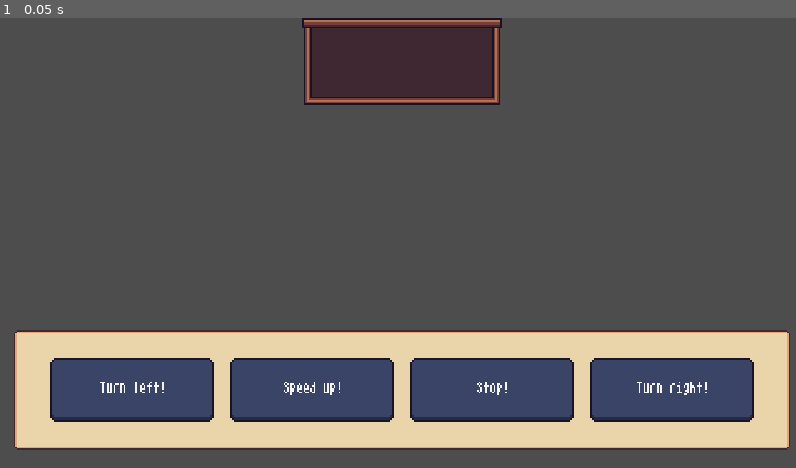
Above: before the commit, frame 1.
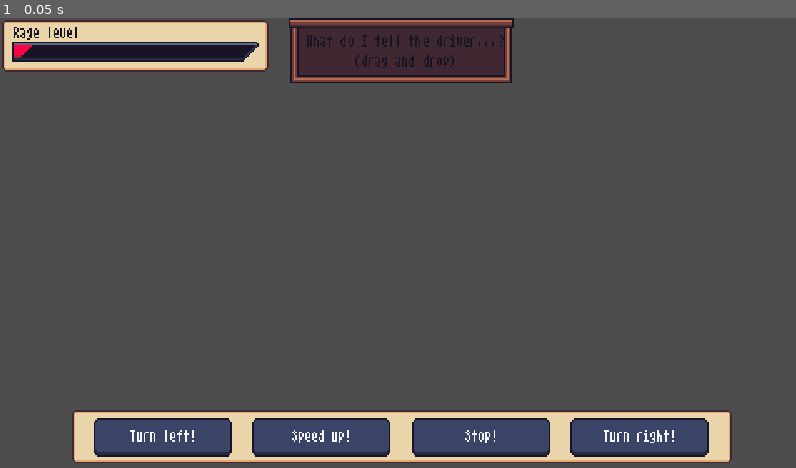
Above: after the commit, the same moment.

Repository: rishitkhare/GMTK-2023
Game: Godot game, scene res://Scenes/node_2d.tscn
The game is run twice, just before and just after one commit, with the same random seed, the same clock (stepped at 60 frames per second) and the same inputs. The engine's default icon, where the game draws it, is replaced by a stand-in: a white triangle on a blue panel in a dark square.
Inputs:
- Up to frame 1 (0.05 s): no input

The runs differ from the first frame. In frame 1, 34% of the frame differs, in the area x 0-100%, y 0-99%.

Commit message:
rage connected to UI

Diff:
--- a/Scenes/AlexTesting.tscn
+++ b/Scenes/AlexTesting.tscn
@@ -1,8 +1,7 @@
-[gd_scene load_steps=6 format=3 uid="uid://bnjitjtqvpa12"]
+[gd_scene load_steps=5 format=3 uid="uid://bnjitjtqvpa12"]
 
 [ext_resource type="PackedScene" uid="uid://ctlefud45om14" path="res://Scenes/car.tscn" id="1_rrg0i"]
-[ext_resource type="PackedScene" uid="uid://bmwccrwq2oq5g" path="res://Scenes/UI/UI_buttons.tscn" id="3_8n5sw"]
-[ext_resource type="PackedScene" uid="uid://c1ugfmr63gghh" path="res://Scenes/common_tilemaps/intersection_tilemap.tscn" id="3_456s7"]
+[ext_resource type="PackedScene" uid="uid://bl626g7ea8wkn" path="res://Scenes/common_tilemaps/intersection_tilemap.tscn" id="3_456s7"]
 
 [sub_resource type="GDScript" id="GDScript_r2mvg"]
 script/source = "extends Camera2D
@@ -35,19 +34,10 @@
 position = Vector2(-460, 26)
 scale = Vector2(0.2, 0.2)
 motion_mode = 1
-waitTimeVar = 0.15
-speedUpAmt = 0.3
-speedDnAmt = 100.0
-startDir = Vector2(0, -1)
-turnDistance = 1.05
 
 [node name="Camera2D" type="Camera2D" parent="."]
 position = Vector2(-475, -114)
 script = SubResource("GDScript_r2mvg")
-
-[node name="CanvasLayer" type="CanvasLayer" parent="."]
-
-[node name="DriverControls" parent="CanvasLayer" instance=ExtResource("3_8n5sw")]
 
 [node name="Node2D" parent="." instance=ExtResource("3_456s7")]
 position = Vector2(-487, -228)
--- a/Scenes/UI/RageMeter.tscn
+++ b/Scenes/UI/RageMeter.tscn
@@ -1,7 +1,12 @@
-[gd_scene load_steps=3 format=3 uid="uid://bm5fq4p2i6skg"]
+[gd_scene load_steps=5 format=3 uid="uid://bm5fq4p2i6skg"]
 
 [ext_resource type="Theme" uid="uid://1c3l57x5tw85" path="res://UI-Resources/pixel-ui-theme.tres" id="1_2ocj6"]
-[ext_resource type="Script" path="res://Scenes/UI/ragemeter.gd" id="2_43tts"]
+[ext_resource type="Script" path="res://scripts/UI/ragemeter.gd" id="2_43tts"]
+[ext_resource type="FontFile" uid="uid://cr0gjts74qlqj" path="res://UI-Resources/font/AtariSmall.ttf" id="3_hljtw"]
+
+[sub_resource type="FontVariation" id="FontVariation_qw1ye"]
+base_font = ExtResource("3_hljtw")
+variation_embolden = 0.39
 
 [node name="RageMeter" type="Control"]
 layout_mode = 3
@@ -13,11 +18,29 @@
 theme = ExtResource("1_2ocj6")
 script = ExtResource("2_43tts")
 
-[node name="ProgressBar" type="ProgressBar" parent="."]
+[node name="Panel" type="Panel" parent="."]
 layout_mode = 0
-offset_top = -1.0
-offset_right = 379.0
-offset_bottom = 15.0
+offset_right = 162.0
+offset_bottom = 33.0
+
+[node name="ProgressBar" type="ProgressBar" parent="Panel"]
+layout_mode = 0
+offset_left = 6.0
+offset_top = 12.0
+offset_right = 156.0
+offset_bottom = 28.0
 max_value = 1.0
 step = 0.001
+value = 0.003
 show_percentage = false
+
+[node name="Label" type="Label" parent="Panel"]
+layout_mode = 0
+offset_left = 7.0
+offset_top = 4.0
+offset_right = 87.0
+offset_bottom = 24.0
+theme_override_colors/font_color = Color(0.0941176, 0.0784314, 0.141176, 1)
+theme_override_fonts/font = SubResource("FontVariation_qw1ye")
+theme_override_font_sizes/font_size = 8
+text = "Rage level"
--- a/Scenes/UI/UI_buttons.tscn
+++ b/Scenes/UI/UI_buttons.tscn
@@ -1,8 +1,13 @@
-[gd_scene load_steps=4 format=3 uid="uid://bmwccrwq2oq5g"]
+[gd_scene load_steps=6 format=3 uid="uid://bmwccrwq2oq5g"]
 
 [ext_resource type="Theme" uid="uid://1c3l57x5tw85" path="res://UI-Resources/pixel-ui-theme.tres" id="1_gmxt7"]
 [ext_resource type="PackedScene" uid="uid://cgoav5v41i3j3" path="res://Scenes/UI/button.tscn" id="2_gsxab"]
 [ext_resource type="StyleBox" uid="uid://hh20hea1wtu6" path="res://UI-Resources/9rects/slot-9rect.tres" id="4_krxn7"]
+[ext_resource type="FontFile" uid="uid://cr0gjts74qlqj" path="res://UI-Resources/font/AtariSmall.ttf" id="4_wruu8"]
+
+[sub_resource type="FontVariation" id="FontVariation_j4mv5"]
+base_font = ExtResource("4_wruu8")
+variation_embolden = 0.72
 
 [node name="DriverControls" type="Control"]
 layout_mode = 3
@@ -21,20 +26,20 @@
 anchor_top = 1.0
 anchor_right = 1.0
 anchor_bottom = 1.0
-offset_left = 6.0
-offset_top = -84.0
-offset_right = -6.0
-offset_bottom = -10.0
+offset_left = 41.45
+offset_top = -36.0
+offset_right = -40.55
+offset_bottom = -2.0
 
 [node name="HBoxContainer" type="HBoxContainer" parent="Panel"]
 layout_mode = 1
 anchors_preset = -1
 anchor_right = 1.0
 anchor_bottom = 1.0
-offset_left = 20.0
-offset_top = 20.0
-offset_right = -20.0
-offset_bottom = -20.0
+offset_left = 10.0
+offset_top = 10.0
+offset_right = -10.0
+offset_bottom = -10.0
 grow_horizontal = 2
 grow_vertical = 2
 
@@ -75,13 +80,38 @@
 anchors_preset = 5
 anchor_left = 0.5
 anchor_right = 0.5
-offset_bottom = 52.0
+offset_left = -68.0
+offset_right = 67.0
+offset_bottom = 39.0
 grow_horizontal = 2
 theme_override_styles/panel = ExtResource("4_krxn7")
 
 [node name="Anchor" type="Control" parent="Slot"]
-anchors_preset = 0
-offset_left = 58.45
-offset_top = 27.0
-offset_right = 208.45
-offset_bottom = 177.0
+layout_mode = 1
+anchors_preset = 15
+anchor_right = 1.0
+anchor_bottom = 1.0
+offset_left = 66.45
+offset_top = 19.0
+offset_right = 81.45
+offset_bottom = 117.0
+grow_horizontal = 2
+grow_vertical = 2
+
+[node name="Label" type="Label" parent="Slot"]
+layout_mode = 1
+anchors_preset = 15
+anchor_right = 1.0
+anchor_bottom = 1.0
+offset_left = 11.45
+offset_top = 9.0
+offset_right = -7.55
+offset_bottom = -6.0
+grow_horizontal = 2
+grow_vertical = 2
+theme_override_colors/font_color = Color(0.0941176, 0.0784314, 0.141176, 1)
+theme_override_fonts/font = SubResource("FontVariation_j4mv5")
+theme_override_font_sizes/font_size = 8
+text = "What do I tell the driver...?
+(drag and drop)"
+horizontal_alignment = 1
--- /dev/null
+++ b/Scenes/UI/UI_layer.tscn
@@ -0,0 +1,15 @@
+[gd_scene load_steps=3 format=3 uid="uid://di8fdqfuj83fj"]
+
+[ext_resource type="PackedScene" uid="uid://bmwccrwq2oq5g" path="res://Scenes/UI/UI_buttons.tscn" id="1_el0ga"]
+[ext_resource type="PackedScene" uid="uid://bm5fq4p2i6skg" path="res://Scenes/UI/RageMeter.tscn" id="2_ks64c"]
+
+[node name="CanvasLayer" type="CanvasLayer"]
+
+[node name="DriverControls" parent="." instance=ExtResource("1_el0ga")]
+
+[node name="RageMeter" parent="." instance=ExtResource("2_ks64c")]
+anchors_preset = 0
+anchor_right = 0.0
+anchor_bottom = 0.0
+grow_horizontal = 1
+grow_vertical = 1
--- a/Scenes/UI/button.tscn
+++ b/Scenes/UI/button.tscn
@@ -3,8 +3,9 @@
 [ext_resource type="Script" path="res://scripts/UI/button.gd" id="1_gscas"]
 
 [node name="Button" type="Button"]
-custom_minimum_size = Vector2(100, 40)
+custom_minimum_size = Vector2(85, 25)
 size_flags_horizontal = 3
+size_flags_vertical = 3
 focus_mode = 0
 text = "Turn left!"
 script = ExtResource("1_gscas")
--- a/Scenes/UI/draggable_button.tscn
+++ b/Scenes/UI/draggable_button.tscn
@@ -5,19 +5,19 @@
 [node name="DraggableButton" type="Control"]
 layout_mode = 3
 anchors_preset = 0
-offset_left = 130.45
+offset_left = 130.0
 offset_top = 73.0
-offset_right = 130.45
+offset_right = 130.0
 offset_bottom = 73.0
 script = ExtResource("1_ohvyy")
 
 [node name="Button" type="Button" parent="."]
-custom_minimum_size = Vector2(100, 40)
+custom_minimum_size = Vector2(85, 25)
 layout_mode = 0
-offset_left = -48.0
-offset_top = -21.0
-offset_right = 52.0
-offset_bottom = 19.0
+offset_left = -41.0
+offset_top = -17.0
+offset_right = 44.0
+offset_bottom = 14.0
 size_flags_horizontal = 3
 focus_mode = 0
-text = "Turn left!"
+text = "text"
--- a/Scenes/UI/ragemeter.gd
+++ /dev/null
@@ -1,20 +0,0 @@
-extends Control
-
-@onready var value = 0
-@onready var smoothed = 0
-
-func _process(delta):
-	smoothed += 0.2 * (value - smoothed)
-	$ProgressBar.value = smoothed
-
-func set_rage_value(val : float):
-	value = val
-
-func _input(event):
-	if event is InputEventKey:
-		if event.keycode == KEY_T:
-			set_rage_value(0)
-		elif event.keycode == KEY_Y:
-			set_rage_value(0.5)
-		elif event.keycode == KEY_U:
-			set_rage_value(1)
--- a/Scenes/car.tscn
+++ b/Scenes/car.tscn
@@ -1,159 +1,16 @@
 [gd_scene load_steps=4 format=3 uid="uid://ctlefud45om14"]
 
+[ext_resource type="Script" path="res://scripts/CarAI.gd" id="1_qp5hl"]
 [ext_resource type="Texture2D" uid="uid://d2htuvqdsc872" path="res://icon.svg" id="2_wnks0"]
-
-[sub_resource type="GDScript" id="GDScript_8jtnf"]
-script/source = "extends CharacterBody2D
-enum mSTATE {IDLE, WAITING, EXECUTING}
-enum tSTATE {PRE, LEG1, LEG2, NONE}
-
-@export var waitTimeMid : float = 1.0
-@export var waitTimeVar : float = 0.2
-@export var speedUpAmt : float = 0.0
-@export var speedDnAmt : float = 0.0
-@export var startDir : Vector2 = Vector2(0, 0)
-@export var incorTurnPenalty : float = 10
-@export var turnDistance : float = 100
-@onready var rng = RandomNumberGenerator.new()
-@onready var timer : float = 0.0
-@onready var curInst : GameManager.INSTRUCTION
-@onready var curDir : Vector2 = startDir
-@onready var mvelocity : Vector2 = Vector2(0,0)
-@onready var state : mSTATE = mSTATE.IDLE
-@onready var rc_f : RayCast2D = $Raycasts/Farther
-@onready var rc_c : RayCast2D = $Raycasts/Closer
-@onready var a1 : RayCast2D = $Raycasts/Anger1
-@onready var a2 : RayCast2D = $Raycasts/Anger2
-@onready var a3 : RayCast2D = $Raycasts/Anger3
-@onready var temp : float = 0
-@onready var tstate : tSTATE = tSTATE.NONE
-@onready var speedUpAm  : float = speedUpAmt
-@onready var speedDnAm : float = speedDnAmt
-
-# Called when the node enters the scene tree for the first time.
-func _ready():
-	GameManager.register_car(self)
-
-# Called every frame. 'delta' is the elapsed time since the previous frame.
-func _physics_process(delta):
-	if(state == mSTATE.WAITING):
-		if(timer <= 0.0):
-			_execute_current()
-		else:
-			timer -= delta
-	elif(state == mSTATE.IDLE):
-		_process_instruct(GameManager.grab_next_instruct())
-	elif(state == mSTATE.EXECUTING):
-		if(tstate == tSTATE.PRE):
-			temp = turnDistance / mvelocity.length()
-			if(getCollisionState() == 0):
-				tstate = tSTATE.LEG1
-				if(curInst == GameManager.INSTRUCTION.TURN_L):
-					temp = temp * 1.7
-		if(tstate == tSTATE.LEG1):
-			temp -= delta
-			if(temp <= 0):
-				tstate = tSTATE.LEG2
-				if(curInst == GameManager.INSTRUCTION.TURN_L):
-					curDir = Vector2(curDir.y, curDir.x)
-					mvelocity = Vector2(mvelocity.y, mvelocity.x)
-					self.rotation_degrees -= 90
-				elif(curInst == GameManager.INSTRUCTION.TURN_R):
-					curDir = -1 * Vector2(curDir.y, curDir.x)
-					mvelocity = -1 * Vector2(mvelocity.y, mvelocity.x)
-					self.rotation_degrees += 90
-				temp = 0
-		if(tstate == tSTATE.LEG2):
-			if(getCollisionState() == 5):
-				tstate = tSTATE.NONE
-				state = mSTATE.IDLE
-	self.position.x += mvelocity.x
-	self.position.y += mvelocity.y
-	#update range stuff
-	waitTimeMid = 1 + GameManager.rage*2
-	waitTimeVar = GameManager.rage*2
-	speedUpAm = speedUpAmt + speedUpAmt*GameManager.rage
-	speedDnAm = speedDnAmt - speedDnAmt*GameManager.rage
-
-
-func _process_instruct(instruct : GameManager.INSTRUCTION):
-	curInst = instruct
-	timer = rng.randf_range(waitTimeMid - waitTimeVar, waitTimeMid + waitTimeVar)
-	if(instruct == GameManager.INSTRUCTION.IDLE):
-		timer = 0.0
-		state = mSTATE.IDLE
-	else:
-		state = mSTATE.WAITING
-
-func _execute_current() -> bool:
-	if(curInst == GameManager.INSTRUCTION.IDLE):
-		return false
-	elif(curInst == GameManager.INSTRUCTION.S_UP):
-		mvelocity += curDir * speedUpAm
-		state = mSTATE.IDLE
-	elif(curInst == GameManager.INSTRUCTION.S_DN):
-		mvelocity -= curDir * speedDnAm
-		if(mvelocity.angle_to(curDir) != 0):
-			mvelocity = Vector2(0,0)
-		state = mSTATE.IDLE
-	elif(curInst == GameManager.INSTRUCTION.TURN_R):
-		if(state == mSTATE.WAITING):
-			var goodness = getCollisionState()
-			GameManager.add_rage(add_turn_rage(goodness))
-			if(goodness == 5 || goodness == 0):
-				GameManager.time_penalty(incorTurnPenalty)
-				state = mSTATE.IDLE
-			else:
-				state = mSTATE.EXECUTING
-				tstate = tSTATE.PRE
-	elif(curInst == GameManager.INSTRUCTION.TURN_L):
-		if(state == mSTATE.WAITING):
-			var goodness = getCollisionState()
-			GameManager.add_rage(add_turn_rage(goodness))
-			if(goodness == 5 || goodness == 0):
-				GameManager.time_penalty(incorTurnPenalty)
-				state = mSTATE.IDLE
-			else:
-				state = mSTATE.EXECUTING
-				tstate = tSTATE.PRE
-	return true
-func getCollisionState() -> int:
-	if(rc_c.is_colliding()):
-		return 0 # you've gone too far
-	elif(a3.is_colliding()):
-		return 1
-	elif(a2.is_colliding()):
-		return 2
-	elif(a1.is_colliding()):
-		return 3
-	elif(rc_f.is_colliding()):
-		return 4
-	else:
-		return 5 # not close enough
-func add_turn_rage(good : float) -> float:
-	match(good):
-		0:
-			return 0.2
-		1:
-			return 0.1
-		2:
-			return 0.0
-		3:
-			return 0.0
-		4:
-			return 0.1
-		5:
-			return 0.2
-	return 0
-
-"
 
 [sub_resource type="RectangleShape2D" id="RectangleShape2D_jsncy"]
 
 [node name="Car" type="CharacterBody2D"]
-script = SubResource("GDScript_8jtnf")
-speedUpAmt = 1.0
-startDir = Vector2(0, 1)
+script = ExtResource("1_qp5hl")
+speedUpAmt = 0.3
+speedDnAmt = 0.3
+startDir = Vector2(0, -1)
+turnDistance = 1.05
 
 [node name="CollisionShape2D" type="CollisionShape2D" parent="."]
 position = Vector2(-30, 30)
--- a/Scenes/node_2d.tscn
+++ b/Scenes/node_2d.tscn
@@ -1,9 +1,8 @@
-[gd_scene load_steps=7 format=3 uid="uid://0e5id6mu7pi4"]
+[gd_scene load_steps=6 format=3 uid="uid://0e5id6mu7pi4"]
 
 [ext_resource type="Texture2D" uid="uid://d2htuvqdsc872" path="res://icon.svg" id="2_mmqa1"]
 [ext_resource type="Script" path="res://scripts/camera_movement.gd" id="2_wd542"]
 [ext_resource type="PackedScene" uid="uid://bdrd5tjf7acox" path="res://Scenes/character_player.tscn" id="3_fqveo"]
-[ext_resource type="PackedScene" uid="uid://bmwccrwq2oq5g" path="res://Scenes/UI/UI_buttons.tscn" id="6_60xil"]
 
 [sub_resource type="TileSetAtlasSource" id="TileSetAtlasSource_str0n"]
 texture = ExtResource("2_mmqa1")
@@ -282,7 +281,3 @@
 [node name="CharacterBody2D" parent="." instance=ExtResource("3_fqveo")]
 position = Vector2(-162, -380)
 movement_setting = 1
-
-[node name="CanvasLayer" type="CanvasLayer" parent="."]
-
-[node name="DriverControls" parent="CanvasLayer" instance=ExtResource("6_60xil")]
--- a/project.godot
+++ b/project.godot
@@ -18,6 +18,7 @@
 [autoload]
 
 GameManager="*res://scripts/game_manager.gd"
+UI="*res://Scenes/UI/UI_layer.tscn"
 
 [display]
 
--- a/scripts/CarAI.gd
+++ b/scripts/CarAI.gd
@@ -1,5 +1,6 @@
 extends CharacterBody2D
 enum mSTATE {IDLE, WAITING, EXECUTING}
+enum tSTATE {PRE, LEG1, LEG2, NONE}
 
 @export var waitTimeMid : float = 1.0
 @export var waitTimeVar : float = 0.2
@@ -16,7 +17,13 @@
 @onready var state : mSTATE = mSTATE.IDLE
 @onready var rc_f : RayCast2D = $Raycasts/Farther
 @onready var rc_c : RayCast2D = $Raycasts/Closer
-@onready var anger : float = 0
+@onready var a1 : RayCast2D = $Raycasts/Anger1
+@onready var a2 : RayCast2D = $Raycasts/Anger2
+@onready var a3 : RayCast2D = $Raycasts/Anger3
+@onready var temp : float = 0
+@onready var tstate : tSTATE = tSTATE.NONE
+@onready var speedUpAm  : float = speedUpAmt
+@onready var speedDnAm : float = speedDnAmt
 
 # Called when the node enters the scene tree for the first time.
 func _ready():
@@ -32,9 +39,36 @@
 	elif(state == mSTATE.IDLE):
 		_process_instruct(GameManager.grab_next_instruct())
 	elif(state == mSTATE.EXECUTING):
-		pass
+		if(tstate == tSTATE.PRE):
+			temp = turnDistance / mvelocity.length()
+			if(getCollisionState() == 0):
+				tstate = tSTATE.LEG1
+				if(curInst == GameManager.INSTRUCTION.TURN_L):
+					temp = temp * 1.7
+		if(tstate == tSTATE.LEG1):
+			temp -= delta
+			if(temp <= 0):
+				tstate = tSTATE.LEG2
+				if(curInst == GameManager.INSTRUCTION.TURN_L):
+					curDir = Vector2(curDir.y, curDir.x)
+					mvelocity = Vector2(mvelocity.y, mvelocity.x)
+					self.rotation_degrees -= 90
+				elif(curInst == GameManager.INSTRUCTION.TURN_R):
+					curDir = -1 * Vector2(curDir.y, curDir.x)
+					mvelocity = -1 * Vector2(mvelocity.y, mvelocity.x)
+					self.rotation_degrees += 90
+				temp = 0
+		if(tstate == tSTATE.LEG2):
+			if(getCollisionState() == 5):
+				tstate = tSTATE.NONE
+				state = mSTATE.IDLE
 	self.position.x += mvelocity.x
 	self.position.y += mvelocity.y
+	#update range stuff
+	waitTimeMid = 1 + GameManager.rage*2
+	waitTimeVar = GameManager.rage*2
+	speedUpAm = speedUpAmt + speedUpAmt*GameManager.rage
+	speedDnAm = speedDnAmt - speedDnAmt*GameManager.rage
 
 func _process_instruct(instruct : GameManager.INSTRUCTION):
 	curInst = instruct
@@ -49,34 +83,63 @@
 	if(curInst == GameManager.INSTRUCTION.IDLE):
 		return false
 	elif(curInst == GameManager.INSTRUCTION.S_UP):
-		mvelocity += curDir * speedUpAmt
+		mvelocity += curDir * speedUpAm
 		state = mSTATE.IDLE
 	elif(curInst == GameManager.INSTRUCTION.S_DN):
-		mvelocity -= curDir * speedDnAmt
+		mvelocity -= curDir * speedDnAm
 		if(mvelocity.angle_to(curDir) != 0):
 			mvelocity = Vector2(0,0)
 		state = mSTATE.IDLE
 	elif(curInst == GameManager.INSTRUCTION.TURN_R):
 		if(state == mSTATE.WAITING):
 			var goodness = getCollisionState()
-			if(goodness == 2 || goodness == 0):
+			GameManager.add_rage(add_turn_rage(goodness))
+			if(goodness == 5 || goodness == 0):
 				GameManager.time_penalty(incorTurnPenalty)
 				state = mSTATE.IDLE
 			else:
 				state = mSTATE.EXECUTING
+				tstate = tSTATE.PRE
 	elif(curInst == GameManager.INSTRUCTION.TURN_L):
 		if(state == mSTATE.WAITING):
 			var goodness = getCollisionState()
-			if(goodness == 2 || goodness == 0):
+			GameManager.add_rage(add_turn_rage(goodness))
+			if(goodness == 5 || goodness == 0):
 				GameManager.time_penalty(incorTurnPenalty)
 				state = mSTATE.IDLE
 			else:
 				state = mSTATE.EXECUTING
+				tstate = tSTATE.PRE
 	return true
 func getCollisionState() -> int:
-	if(rc_c.is_colliding() && rc_f.is_colliding()):
-		return 2 # you've gone too far
+	if(rc_c.is_colliding()):
+		return 0 # you've gone too far
+	elif(a3.is_colliding()):
+		return 1
+	elif(a2.is_colliding()):
+		return 2
+	elif(a1.is_colliding()):
+		return 3
 	elif(rc_f.is_colliding()):
-		return 1 # you're in the sweet spot
+		return 4
 	else:
-		return 0 # not close enough
+		return 5 # not close enough
+func add_turn_rage(good : int) -> float:
+	match(good):
+		0:
+			print("turn missed")
+			return 0.2
+		1:
+			print("turn missed")
+			return 0.1
+		2:
+			return 0.0
+		3:
+			return 0.0
+		4:
+			return 0.1
+		5:
+			return 0.2
+
+	push_error("defaulted match statement")
+	return -1
--- a/scripts/UI/drag_button.gd
+++ b/scripts/UI/drag_button.gd
@@ -29,7 +29,7 @@
 
 	if to_slot:
 		position += 0.06 * (slot_position - position)
-		modulate = Color(modulate.r + 0.1, modulate.r + 0.1, modulate.r + 0.1, modulate.a)
+		modulate = Color(modulate.r + 0.1, modulate.r + 0.1, modulate.r + 0.1, modulate.a - 0.03)
 		to_slot_frame -= 1
 		if (slot_position - position).length_squared() < 5 && to_slot_frame < 1:
 			match(selected.text):
--- /dev/null
+++ b/scripts/UI/ragemeter.gd
@@ -0,0 +1,12 @@
+extends Control
+
+@onready var value = 0
+@onready var smoothed = 0
+@onready var prog_bar_node = $Panel/ProgressBar
+
+func _process(delta):
+	smoothed += 0.1 * (value - smoothed)
+	prog_bar_node.value = smoothed + 0.004
+
+func set_rage_value(val : float):
+	value = val
--- a/scripts/game_manager.gd
+++ b/scripts/game_manager.gd
@@ -6,16 +6,6 @@
 @onready var camera : Camera2D
 @onready var instructs = []
 @onready var rage = 0
-
-# Called when the node enters the scene tree for the first time.
-func _ready():
-
-	pass # Replace with function body.
-
-
-# Called every frame. 'delta' is the elapsed time since the previous frame.
-func _process(delta):
-	clampf(rage, 0, 1)
 
 func register_car(_car : CharacterBody2D):
 	self.car = _car
@@ -37,4 +27,7 @@
 	print("penalty")
 
 func add_rage(_rage : float):
+	print("rage added " + str(_rage))
 	rage += _rage
+	rage = clampf(rage, 0, 1)
+	UI.get_node("RageMeter").set_rage_value(rage)
